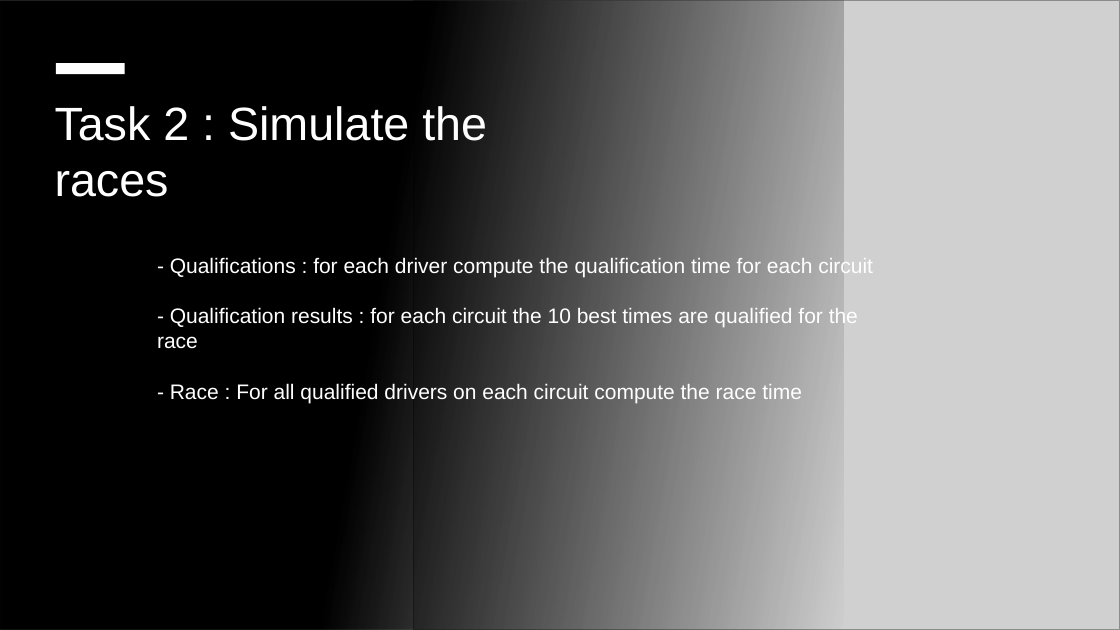
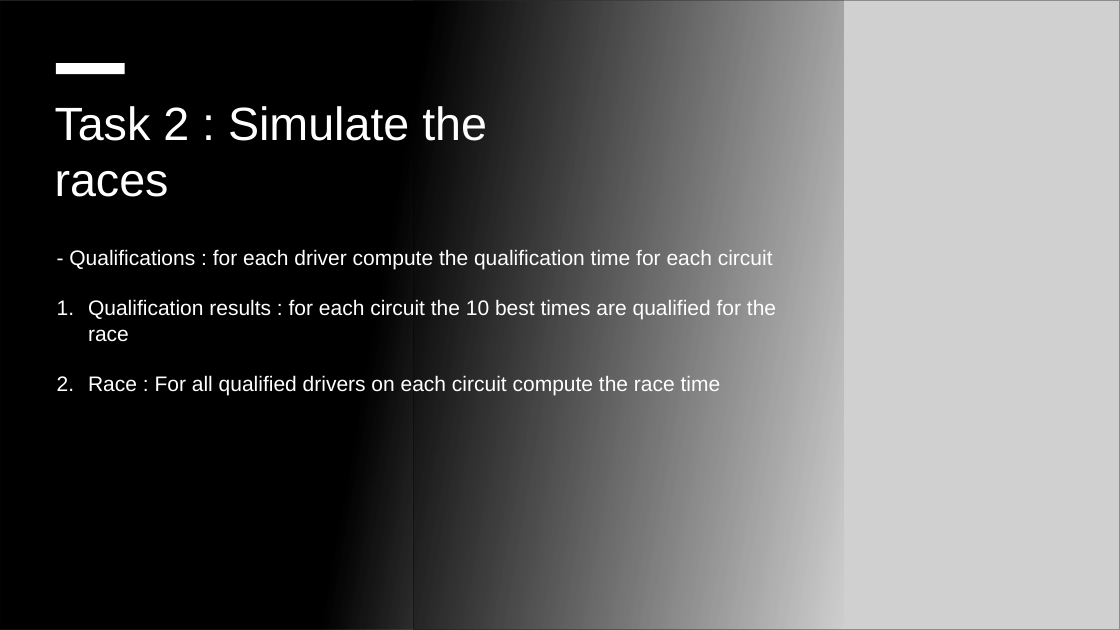
Before and after one commit to willcode4fun/javatraining, a slide deck: slide 3 of docs/Java Training Lab - Advanced.pptx. Drawn at 1120x630 pixels with LibreOffice and Linux fonts; fonts in the diff are those of the drawing; grey boxes stand for pictures; background and template pictures are left out. Boxes give left, top, right and bottom in pixels: in the first picture for what was removed or moved away, otherwise in the second. Text is boxed around its words. In the diff, an @@ line names an element or a change of style, - is before the commit and + after.

```diff
--- a/docs/Java Training Lab - Advanced.pptx
+++ b/docs/Java Training Lab - Advanced.pptx
@@ text "- Qualifications : for each ...": place and size @@
-text "- Qualifications : for each ..." at <box>157,257,873,403</box>
+text "- Qualifications : for each ..." at <box>69,249,776,396</box>
@@ text at <box>88,299,776,396</box>: text changed @@
-- Qualification results : for each circuit the 10 best times are qualified for the race
-- Race : For all qualified drivers on each circuit compute the race time
+1. Qualification results : for each circuit the 10 best times are qualified for the race
+2. Race : For all qualified drivers on each circuit compute the race time
```
Also in this commit, not shown: 1 other slide changed, 4 other files.
